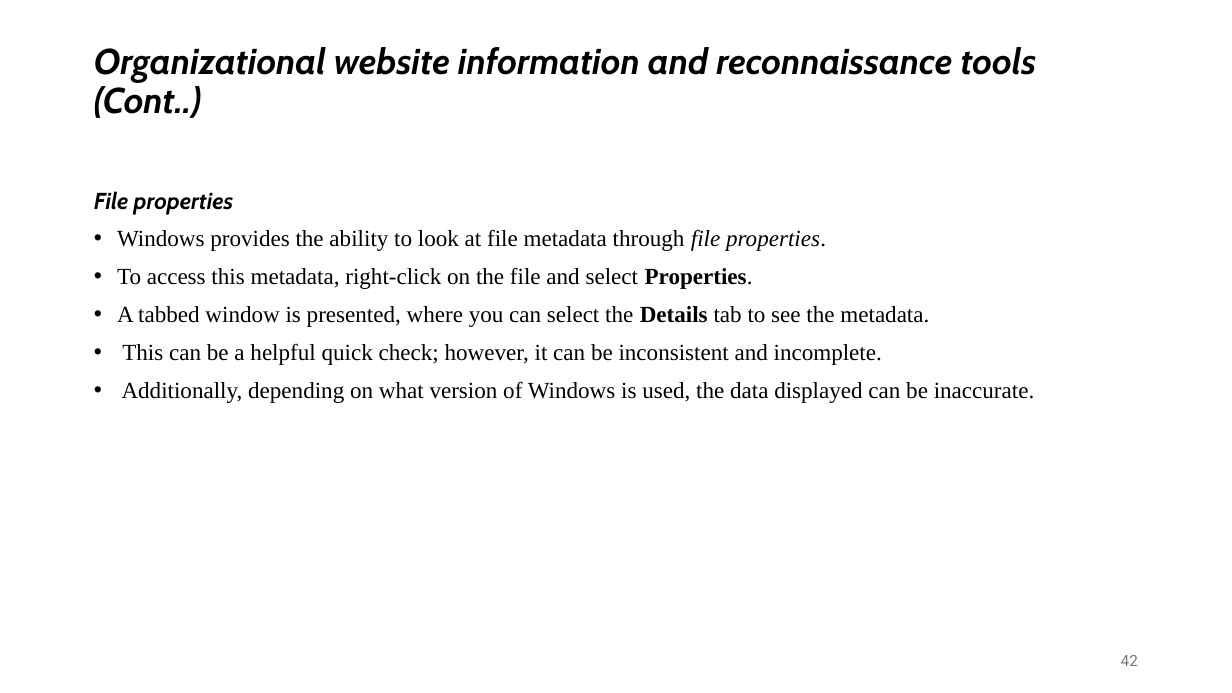
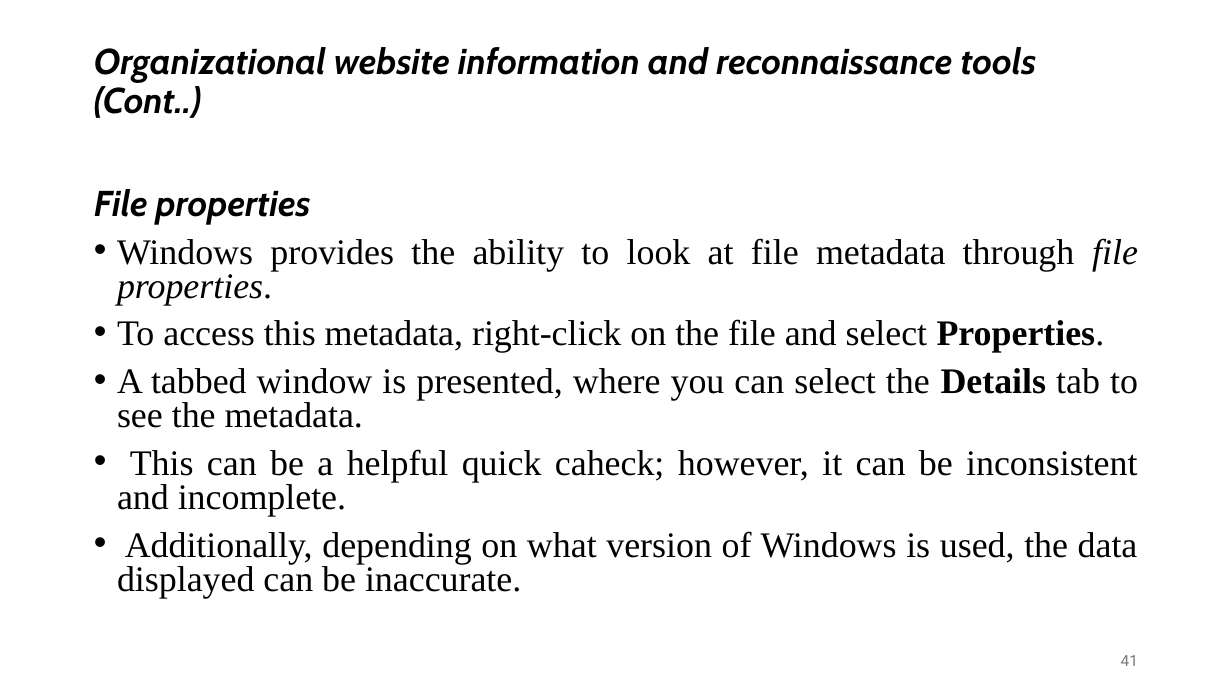
Before and after one commit to shakiliitju/M.Sc-in-ICT, a slide deck: slide 41 of Semester 2/Applied Cyber Security/Lecture/L3.pptx (slide 42 before the commit). Drawn at 1232x693 pixels with LibreOffice and Linux fonts; fonts in the diff are those of the drawing. Boxes give left, top, right and bottom in pixels: in the first picture for what was removed or moved away, otherwise in the second. Text is boxed around its words. In the diff, an @@ line names an element or a change of style, - is before the commit and + after.

Commit message:
update

```diff
--- a/Semester 2/Applied Cyber Security/Lecture/L3.pptx
+++ b/Semester 2/Applied Cyber Security/Lecture/L3.pptx
@@ text at [94, 189, 1138, 599]: size 18 to 28 pt in "File properties", "Windows provides the ability to look at ...", "To access this metadata, right-click on the ...", "A tabbed window is presented, where you ..." and 1 more places; alignment left to justified; line spacing 0.9 to 0.8 @@
@@ text at [117, 449, 1137, 517]: text changed; size 18 to 28 pt @@
-• This can be a helpful quick check; however, it can be inconsistent and incomplete.
+• This can be a helpful quick caheck; however, it can be inconsistent and incomplete.
@@ page number at [1121, 655, 1138, 666]: text changed @@
-42
+41
```
Also in this commit, not shown: 41 other slides changed, 2 slides removed.
